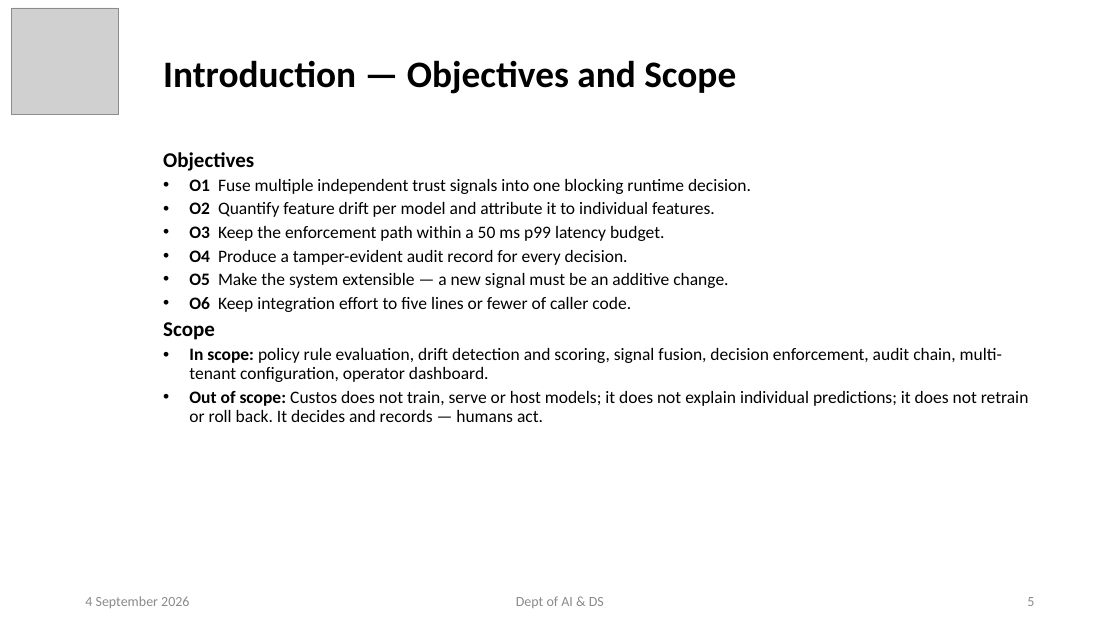
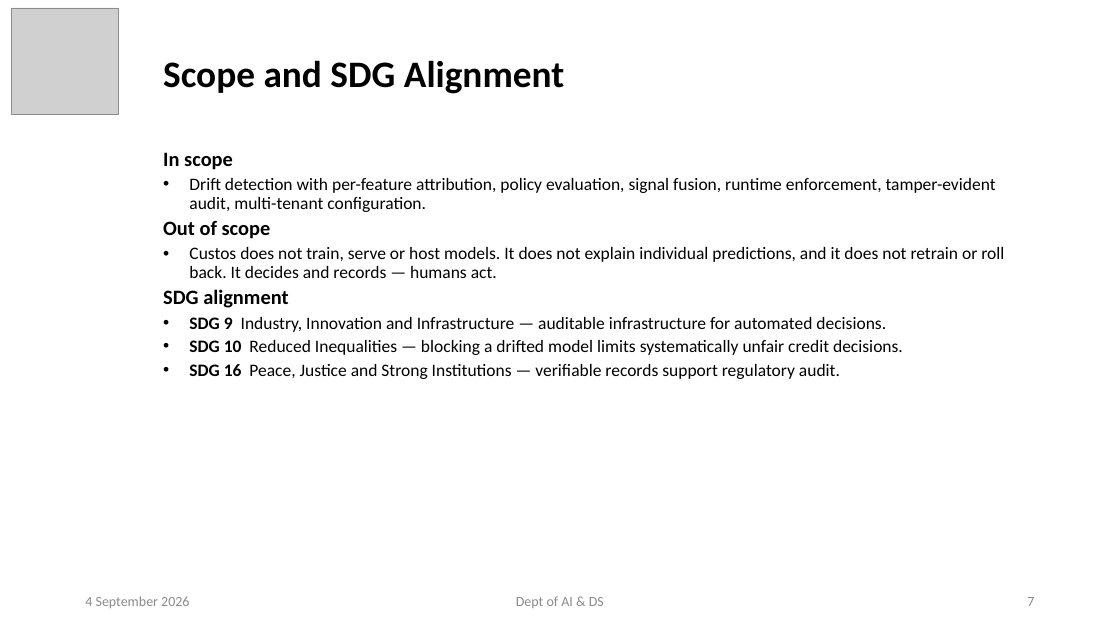
Before and after one commit to ayushpandey0201/custos, a slide deck: slide 7 of docs/presentations/Custos_Phase2_Review1.pptx (slide 5 before the commit). Drawn at 1120x630 pixels with LibreOffice and Linux fonts; fonts in the diff are those of the drawing; grey boxes stand for pictures. Boxes give left, top, right and bottom in pixels: in the first picture for what was removed or moved away, otherwise in the second. Text is boxed around its words. In the diff, an @@ line names an element or a change of style, - is before the commit and + after.

```diff
--- a/docs/presentations/Custos_Phase2_Review1.pptx
+++ b/docs/presentations/Custos_Phase2_Review1.pptx
@@ title at <box>163,60,564,94</box>: text changed @@
-Introduction — Objectives and Scope
+Scope and SDG Alignment
@@ subtitle at <box>163,152,1004,379</box>: text changed @@
-Objectives
-• O1 Fuse multiple independent trust signals into one blocking runtime decision.
-• O2 Quantify feature drift per model and attribute it to individual features.
-• O3 Keep the enforcement path within a 50 ms p99 latency budget.
-• O4 Produce a tamper-evident audit record for every decision.
-• O5 Make the system extensible — a new signal must be an additive change.
-• O6 Keep integration effort to five lines or fewer of caller code.
-Scope
-• In scope: policy rule evaluation, drift detection and scoring, signal fusion, decision enforcement, audit chain, multi-tenant configuration, operator dashboard.
-• Out of scope: Custos does not train, serve or host models; it does not explain individual predictions; it does not retrain or roll back. It decides and records — humans act.
+In scope
+• Drift detection with per-feature attribution, policy evaluation, signal fusion, runtime enforcement, tamper-evident audit, multi-tenant configuration.
+Out of scope
+• Custos does not train, serve or host models. It does not explain individual predictions, and it does not retrain or roll back. It decides and records — humans act.
+SDG alignment
+• SDG 9 Industry, Innovation and Infrastructure — auditable infrastructure for automated decisions.
+• SDG 10 Reduced Inequalities — blocking a drifted model limits systematically unfair credit decisions.
+• SDG 16 Peace, Justice and Strong Institutions — verifiable records support regulatory audit.
@@ page number at <box>1027,597,1034,606</box>: text changed @@
-5
+7
```
Also in this commit, not shown: 14 other slides changed, 1 slide added, 16 slides removed, 7 other files.
